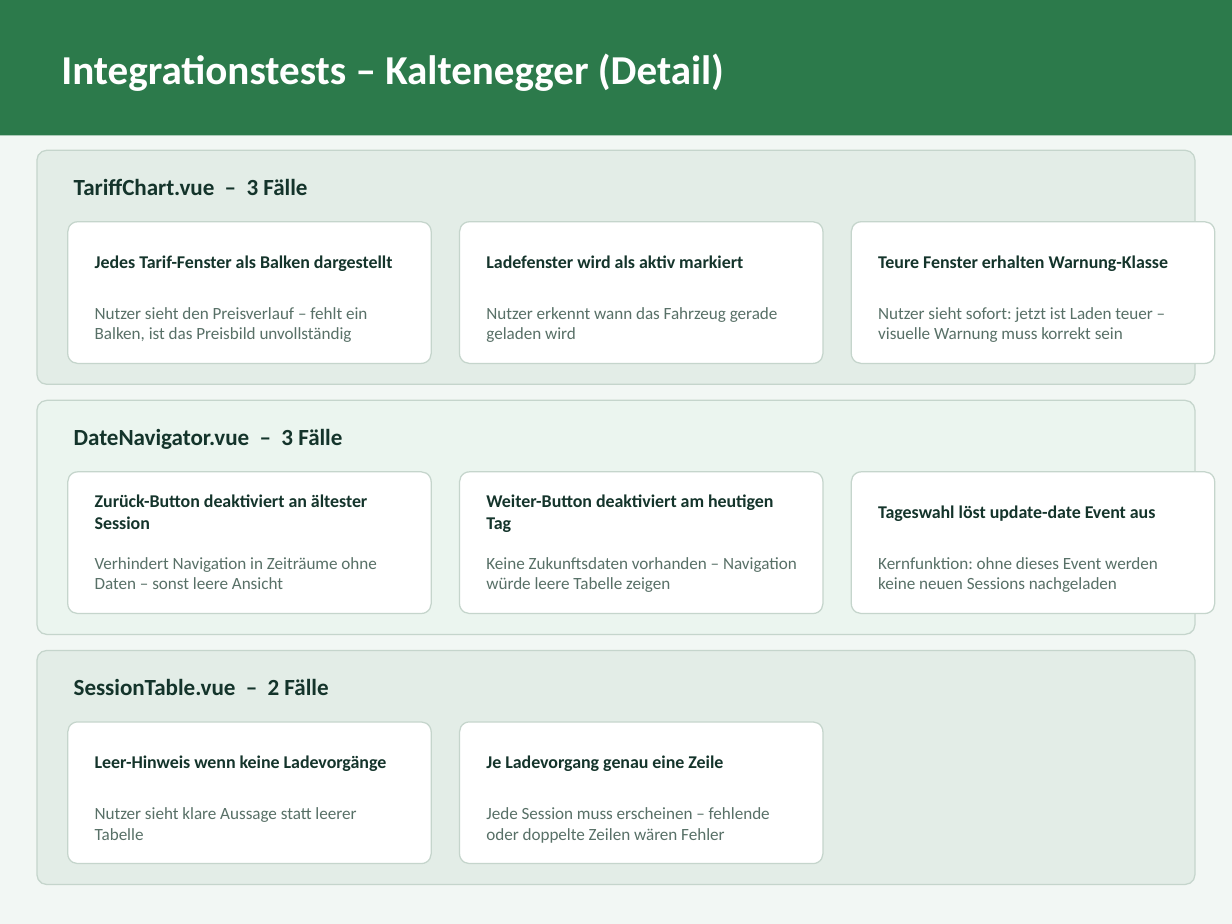
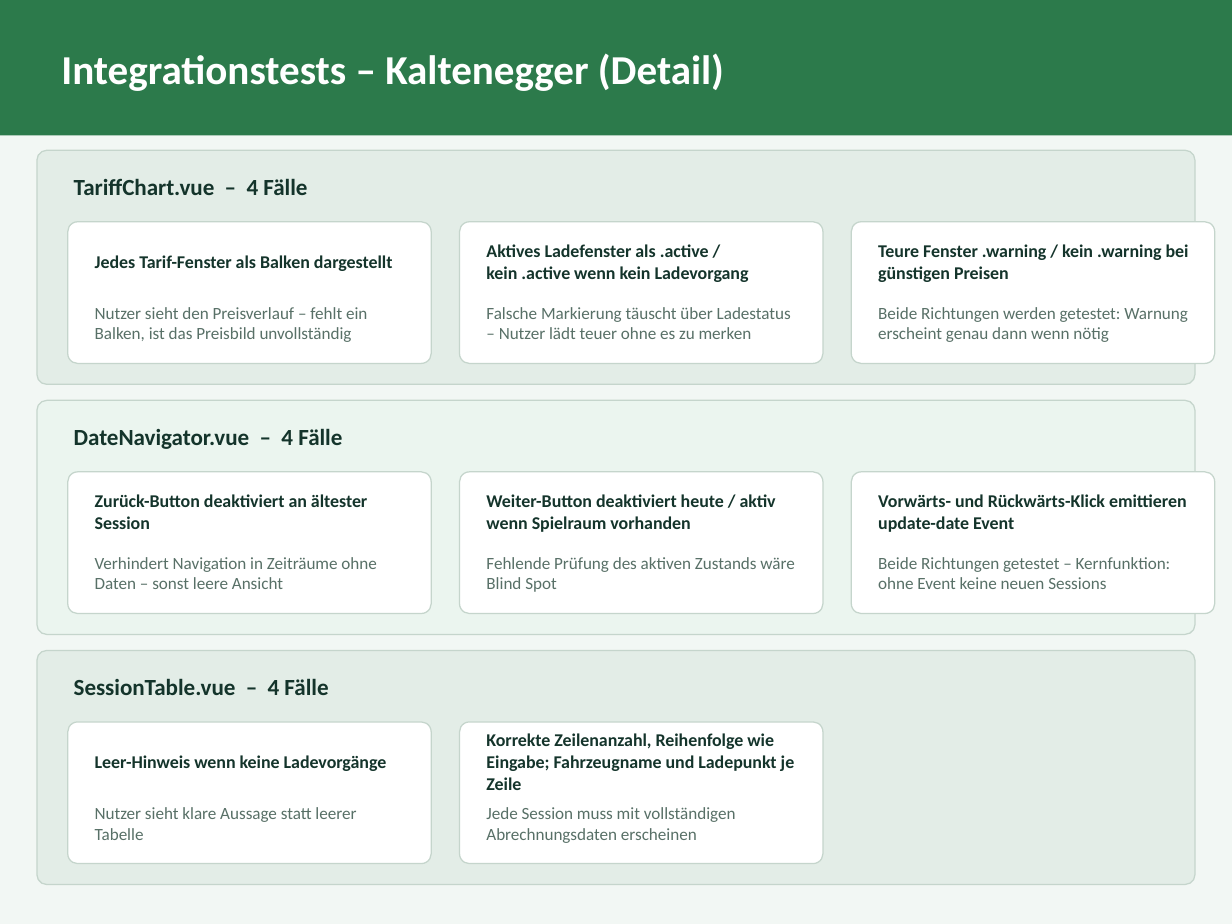
Before and after one commit to moserseb123/evcc, a slide deck: slide 8 of WAT4/kalt/PRESENTATION.pptx. Drawn at 1232x924 pixels with LibreOffice and Linux fonts; fonts in the diff are those of the drawing. Boxes give left, top, right and bottom in pixels: in the first picture for what was removed or moved away, otherwise in the second. Text is boxed around its words. In the diff, an @@ line names an element or a change of style, - is before the commit and + after.

```diff
--- a/WAT4/kalt/PRESENTATION.pptx
+++ b/WAT4/kalt/PRESENTATION.pptx
@@ text at [74,178,307,195]: text changed @@
-TariffChart.vue – 3 Fälle
+TariffChart.vue – 4 Fälle
@@ text at [486,244,749,282]: text changed @@
-Ladefenster wird als aktiv markiert
+Aktives Ladefenster als .active / kein .active wenn kein Ladevorgang
@@ text at [878,244,1189,282]: text changed @@
-Teure Fenster erhalten Warnung-Klasse
+Teure Fenster .warning / kein .warning bei günstigen Preisen
@@ text at [486,307,791,339]: text changed @@
-Nutzer erkennt wann das Fahrzeug gerade geladen wird
+Falsche Markierung täuscht über Ladestatus – Nutzer lädt teuer ohne es zu merken
@@ text at [878,307,1188,342]: text changed @@
-Nutzer sieht sofort: jetzt ist Laden teuer – visuelle Warnung muss korrekt sein
+Beide Richtungen werden getestet: Warnung erscheint genau dann wenn nötig
@@ text at [74,428,342,449]: text changed @@
-DateNavigator.vue – 3 Fälle
+DateNavigator.vue – 4 Fälle
@@ text at [486,494,776,532]: text changed @@
-Weiter-Button deaktiviert am heutigen Tag
+Weiter-Button deaktiviert heute / aktiv wenn Spielraum vorhanden
@@ text at [878,494,1187,532]: text changed @@
-Tageswahl löst update-date Event aus
+Vorwärts- und Rückwärts-Klick emittieren update-date Event
@@ text at [486,557,794,592]: text changed @@
-Keine Zukunftsdaten vorhanden – Navigation würde leere Tabelle zeigen
+Fehlende Prüfung des aktiven Zustands wäre Blind Spot
@@ text at [878,557,1171,589]: text changed @@
-Kernfunktion: ohne dieses Event werden keine neuen Sessions nachgeladen
+Beide Richtungen getestet – Kernfunktion: ohne Event keine neuen Sessions
@@ text at [74,678,328,695]: text changed @@
-SessionTable.vue – 2 Fälle
+SessionTable.vue – 4 Fälle
@@ text at [486,733,795,790]: text changed @@
-Je Ladevorgang genau eine Zeile
+Korrekte Zeilenanzahl, Reihenfolge wie Eingabe; Fahrzeugname und Ladepunkt je Zeile
@@ text at [486,807,736,843]: text changed @@
-Jede Session muss erscheinen – fehlende oder doppelte Zeilen wären Fehler
+Jede Session muss mit vollständigen Abrechnungsdaten erscheinen
```
Also in this commit, not shown: 9 other slides changed, 21 other files.
